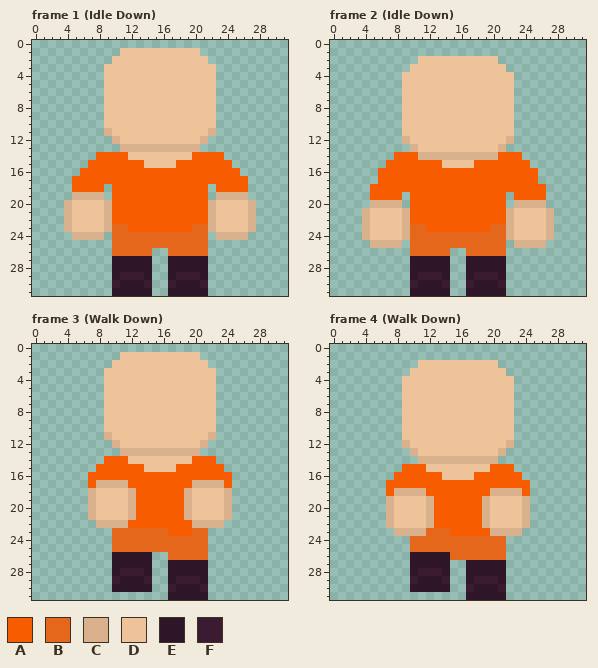
File history of a pixel-art file, Aseprite files/Criminal/Rob evan truly.aseprite. The first picture shows the starting point.
32x32 pixels, 28 frames. Shown: frame 1 (Idle Down), frame 2 (Idle Down), frame 3 (Walk Down), frame 4 (Walk Down). The commit also changed other frames, which this record leaves out.
Palette (. is transparent): A #f75d00  B #e5671b  C #d9b28d  D #eec39a  E #2e1527  F #3b1b32
After the commit:
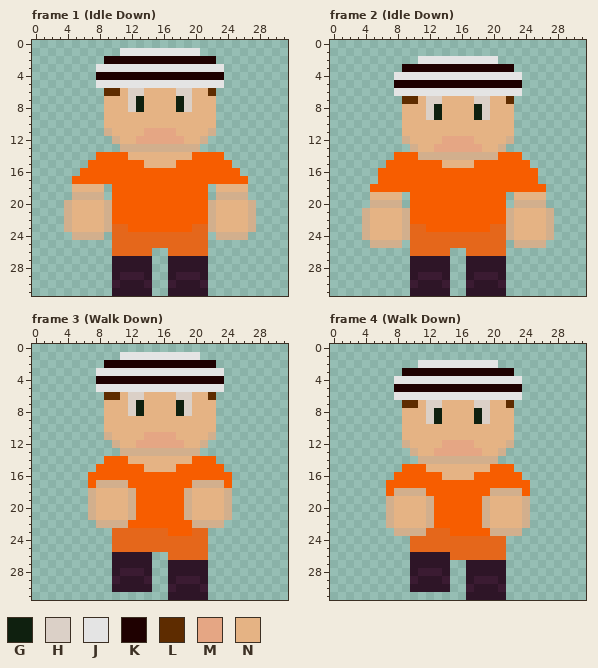
Colours new in this view: G #0f200f  H #dbd0c7  J #e4e4e4  K #1f0101  L #5e2c00  M #e5a684  N #e5b384
From the commit log: i will rob you
What changed:
layer "Beard Man" now shown
@@ palette @@
-C #d9b28d
+C #d2af8d
--- frame 1 (Idle Down), layers "Beard Man", "Jumpsuit", "Base"
@@ x 0..31 @@
  0 ................................
- 1 ...........DDDDDDDDDD...........
- 2 ..........DDDDDDDDDDDD..........
- 3 .........DDDDDDDDDDDDDD.........
- 4 .........DDDDDDDDDDDDDD.........
- 5 .........DDDDDDDDDDDDDD.........
- 6 .........DDDDDDDDDDDDDD.........
- 7 .........DDDDDDDDDDDDDD.........
- 8 .........DDDDDDDDDDDDDD.........
- 9 .........DDDDDDDDDDDDDD.........
-10 .........DDDDDDDDDDDDDD.........
-11 .........CDDDDDDDDDDDDC.........
-12 ..........CDDDDDDDDDDC..........
+ 1 ...........JJJJJJJJJJ...........
+ 2 .........KKKKKKKKKKKKKK.........
+ 3 ........JJJJJJJJJJJJJJJJ........
+ 4 ........KKKKKKKKKKKKKKKK........
+ 5 ........JJJJJJJJJJJJJJJJ........
+ 6 .........LLNHHNNNNHHNNL.........
+ 7 .........NNNHGNNNNGHNNN.........
+ 8 .........NNNHGNNNNGHNNN.........
+ 9 .........NNNNNNNNNNNNNN.........
+10 .........NNNNNNNNNNNNNN.........
+11 .........CNNNNMMMMNNNNC.........
+12 ..........CNNMMMMMMNNC..........
 13 ...........CCCCCCCCCC...........
-14 ........AAAADDDDDDDDAAAA........
-15 .......AAAAAAADDDDAAAAAAA.......
+14 ........AAAANNNNNNNNAAAA........
+15 .......AAAAAAANNNNAAAAAAA.......
 16 ......AAAAAAAAAAAAAAAAAAAA......
 17 .....AAAAAAAAAAAAAAAAAAAAAA.....
-18 .....AAAA.AAAAAAAAAAAA.AAAA.....
+18 .....NNNN.AAAAAAAAAAAA.NNNN.....
 19 .....CCCC.AAAAAAAAAAAA.CCCC.....
-20 ....CDDDDCAAAAAAAAAAAACDDDDC....
-21 ....CDDDDCAAAAAAAAAAAACDDDDC....
-22 ....CDDDDCAAAAAAAAAAAACDDDDC....
-23 ....CDDDDCBBAAAAAAAABBCDDDDC....
+20 ....CNNNNCAAAAAAAAAAAACNNNNC....
+21 ....CNNNNCAAAAAAAAAAAACNNNNC....
+22 ....CNNNNCAAAAAAAAAAAACNNNNC....
+23 ....CNNNNCBBAAAAAAAABBCNNNNC....
 24 .....CCCC.BBBBBBBBBBBB.CCCC.....
--- frame 2 (Idle Down), layers "Beard Man", "Jumpsuit", "Base"
@@ x 6..25 @@
  1 ....................
- 2 .....DDDDDDDDDD.....
- 3 ....DDDDDDDDDDDD....
- 4 ...DDDDDDDDDDDDDD...
- 5 ...DDDDDDDDDDDDDD...
- 6 ...DDDDDDDDDDDDDD...
- 7 ...DDDDDDDDDDDDDD...
- 8 ...DDDDDDDDDDDDDD...
- 9 ...DDDDDDDDDDDDDD...
-10 ...DDDDDDDDDDDDDD...
-11 ...DDDDDDDDDDDDDD...
-12 ...CDDDDDDDDDDDDC...
-13 ....CDDDDDDDDDDC....
+ 2 .....JJJJJJJJJJ.....
+ 3 ...KKKKKKKKKKKKKK...
+ 4 ..JJJJJJJJJJJJJJJJ..
+ 5 ..KKKKKKKKKKKKKKKK..
+ 6 ..JJJJJJJJJJJJJJJJ..
+ 7 ...LLNHHNNNNHHNNL...
+ 8 ...NNNHGNNNNGHNNN...
+ 9 ...NNNHGNNNNGHNNN...
+10 ...NNNNNNNNNNNNNN...
+11 ...NNNNNNNNNNNNNN...
+12 ...CNNNNMMMMNNNNC...
+13 ....CNNMMMMMMNNC....
 14 ..AAACCCCCCCCCCAAA..
-15 .AAAAAAADDDDAAAAAAA.
+15 .AAAAAAANNNNAAAAAAA.
 16 AAAAAAAAAAAAAAAAAAAA
@@ x 0..31 @@
 18 .....AAAAAAAAAAAAAAAAAAAAAA.....
-19 .....AAAA.AAAAAAAAAAAA.AAAA.....
+19 .....NNNN.AAAAAAAAAAAA.NNNN.....
 20 .....CCCC.AAAAAAAAAAAA.CCCC.....
-21 ....CDDDDCAAAAAAAAAAAACDDDDC....
-22 ....CDDDDCAAAAAAAAAAAACDDDDC....
-23 ....CDDDDCBBAAAAAAAABBCDDDDC....
-24 ....CDDDDCBBBBBBBBBBBBCDDDDC....
+21 ....CNNNNCAAAAAAAAAAAACNNNNC....
+22 ....CNNNNCAAAAAAAAAAAACNNNNC....
+23 ....CNNNNCBBAAAAAAAABBCNNNNC....
+24 ....CNNNNCBBBBBBBBBBBBCNNNNC....
 25 .....CCCC.BBBBBBBBBBBB.CCCC.....
--- frame 3 (Walk Down), layers "Beard Man", "Base"
@@ x 6..25 @@
  0 ....................
- 1 .....DDDDDDDDDD.....
- 2 ....DDDDDDDDDDDD....
- 3 ...DDDDDDDDDDDDDD...
- 4 ...DDDDDDDDDDDDDD...
- 5 ...DDDDDDDDDDDDDD...
- 6 ...DDDDDDDDDDDDDD...
- 7 ...DDDDDDDDDDDDDD...
- 8 ...DDDDDDDDDDDDDD...
- 9 ...DDDDDDDDDDDDDD...
-10 ...DDDDDDDDDDDDDD...
-11 ...CDDDDDDDDDDDDC...
-12 ....CDDDDDDDDDDC....
+ 1 .....JJJJJJJJJJ.....
+ 2 ...KKKKKKKKKKKKKK...
+ 3 ..JJJJJJJJJJJJJJJJ..
+ 4 ..KKKKKKKKKKKKKKKK..
+ 5 ..JJJJJJJJJJJJJJJJ..
+ 6 ...LLNHHNNNNHHNNL...
+ 7 ...NNNHGNNNNGHNNN...
+ 8 ...NNNHGNNNNGHNNN...
+ 9 ...NNNNNNNNNNNNNN...
+10 ...NNNNNNNNNNNNNN...
+11 ...CNNNNMMMMNNNNC...
+12 ....CNNMMMMMMNNC....
 13 .....CCCCCCCCCC.....
-14 ...AAADDDDDDDDAAA...
-15 ..AAAAAADDDDAAAAAA..
+14 ...AAANNNNNNNNAAA...
+15 ..AAAAAANNNNAAAAAA..
 16 .AAAAAAAAAAAAAAAAAA.
 17 .ACCCCAAAAAAAACCCCA.
-18 .CDDDDCAAAAAACDDDDC.
-19 .CDDDDCAAAAAACDDDDC.
-20 .CDDDDCAAAAAACDDDDC.
-21 .CDDDDCAAAAAACDDDDC.
+18 .CNNNNCAAAAAACNNNNC.
+19 .CNNNNCAAAAAACNNNNC.
+20 .CNNNNCAAAAAACNNNNC.
+21 .CNNNNCAAAAAACNNNNC.
 22 ..CCCCAAAAAAAACCCC..
--- frame 4 (Walk Down), layers "Beard Man", "Base"
@@ x 6..25 @@
  1 ....................
- 2 .....DDDDDDDDDD.....
- 3 ....DDDDDDDDDDDD....
- 4 ...DDDDDDDDDDDDDD...
- 5 ...DDDDDDDDDDDDDD...
- 6 ...DDDDDDDDDDDDDD...
- 7 ...DDDDDDDDDDDDDD...
- 8 ...DDDDDDDDDDDDDD...
- 9 ...DDDDDDDDDDDDDD...
-10 ...DDDDDDDDDDDDDD...
-11 ...DDDDDDDDDDDDDD...
-12 ...CDDDDDDDDDDDDC...
-13 ....CDDDDDDDDDDC....
+ 2 .....JJJJJJJJJJ.....
+ 3 ...KKKKKKKKKKKKKK...
+ 4 ..JJJJJJJJJJJJJJJJ..
+ 5 ..KKKKKKKKKKKKKKKK..
+ 6 ..JJJJJJJJJJJJJJJJ..
+ 7 ...LLNHHNNNNHHNNL...
+ 8 ...NNNHGNNNNGHNNN...
+ 9 ...NNNHGNNNNGHNNN...
+10 ...NNNNNNNNNNNNNN...
+11 ...NNNNNNNNNNNNNN...
+12 ...CNNNNMMMMNNNNC...
+13 ....CNNMMMMMMNNC....
 14 .....CCCCCCCCCC.....
-15 ...AAADDDDDDDDAAA...
-16 ..AAAAAADDDDAAAAAA..
+15 ...AAANNNNNNNNAAA...
+16 ..AAAAAANNNNAAAAAA..
 17 .AAAAAAAAAAAAAAAAAA.
 18 .ACCCCAAAAAAAACCCCA.
-19 .CDDDDCAAAAAACDDDDC.
-20 .CDDDDCAAAAAACDDDDC.
-21 .CDDDDCAAAAAACDDDDC.
-22 .CDDDDCAAAAAACDDDDC.
+19 .CNNNNCAAAAAACNNNNC.
+20 .CNNNNCAAAAAACNNNNC.
+21 .CNNNNCAAAAAACNNNNC.
+22 .CNNNNCAAAAAACNNNNC.
 23 ..CCCCBBBAAAAACCCC..
Boxes around the changes in both pictures, in picture pixels (x1, y1, x2, y2):
changed: (64, 48, 256, 240)
changed: (394, 56, 522, 168)
changed: (362, 192, 410, 248)
changed: (506, 192, 554, 248)
changed: (88, 352, 232, 528)
changed: (386, 360, 530, 536)
